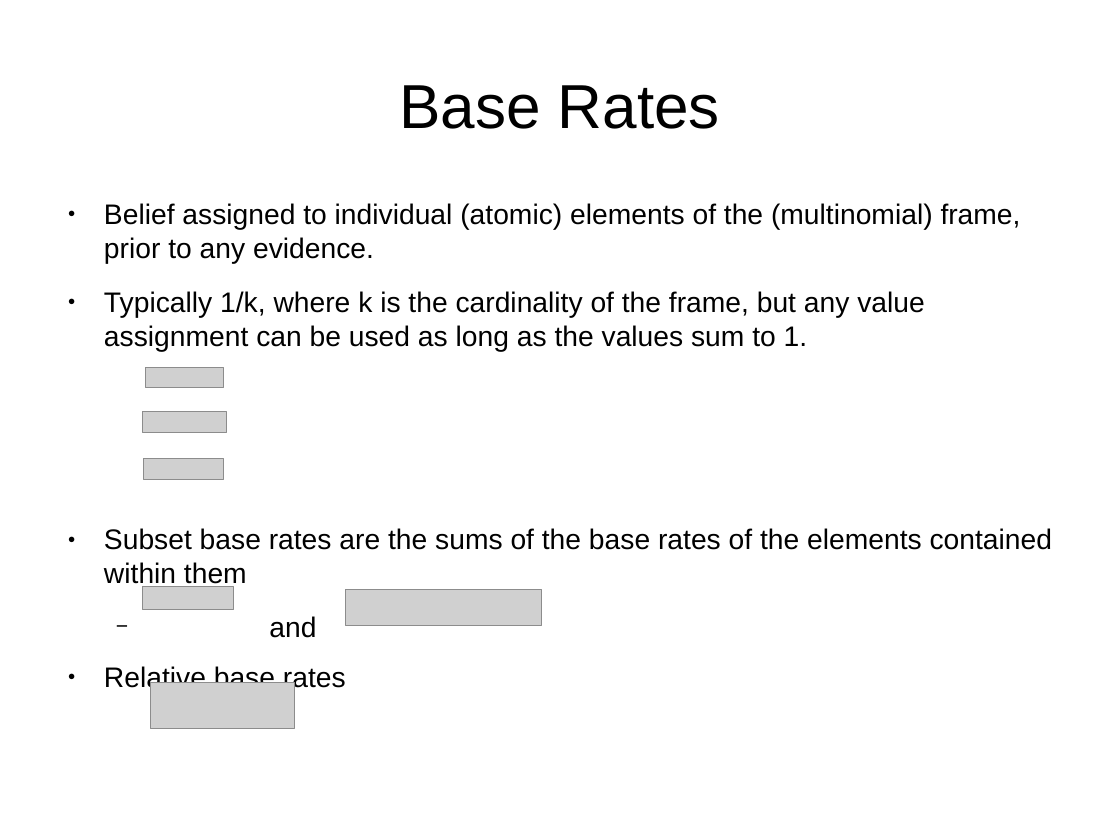
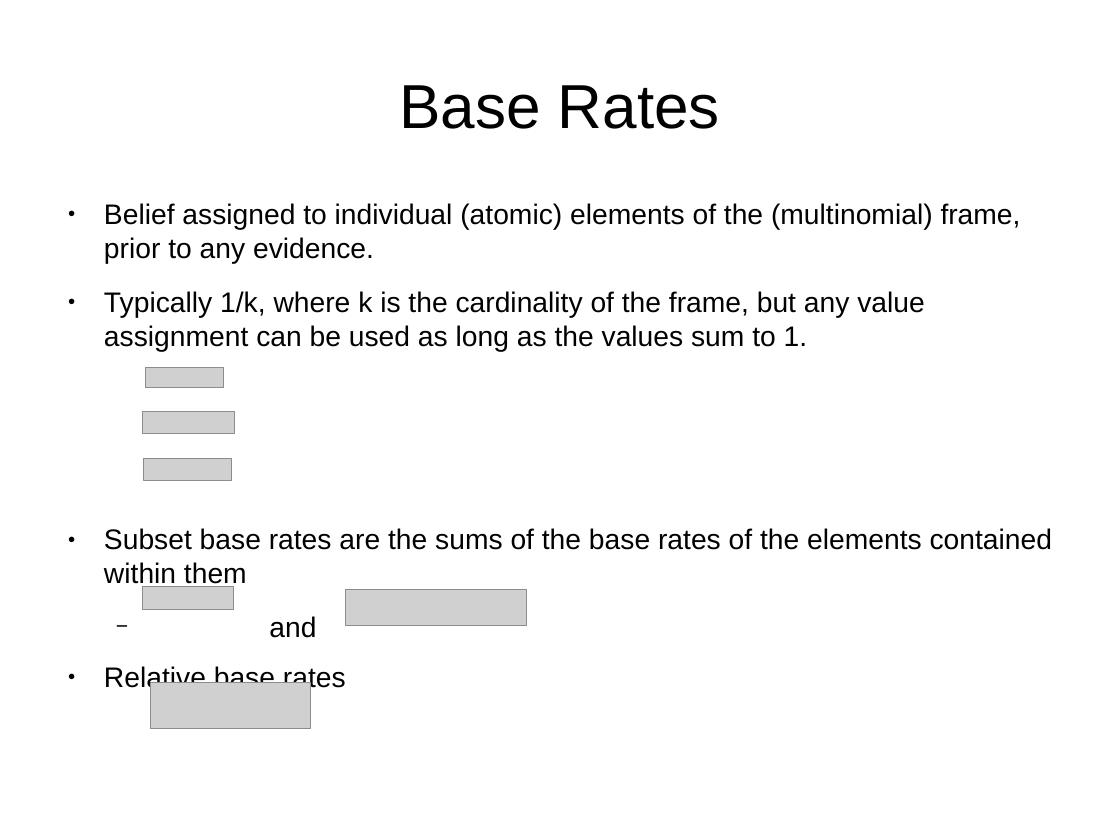
Before and after one commit to bstamour/SLHS, a slide deck: slide 14 of docs/proposal.odp. Drawn at 1120x840 pixels with LibreOffice and Linux fonts; fonts in the diff are those of the drawing; grey boxes stand for pictures. Boxes give left, top, right and bottom in pixels: in the first picture for what was removed or moved away, otherwise in the second. Text is boxed around its words. In the diff, an @@ line names an element or a change of style, - is before the commit and + after.

```diff
--- a/docs/proposal.odp
+++ b/docs/proposal.odp
@@ picture: place and size @@
-picture at box(142, 412, 227, 432)
+picture at box(142, 412, 235, 433)
@@ picture: place and size @@
-picture at box(143, 458, 224, 479)
+picture at box(143, 458, 232, 480)
@@ picture: place and size @@
-picture at box(346, 589, 542, 625)
+picture at box(346, 589, 526, 625)
@@ picture: place and size @@
-picture at box(150, 682, 295, 728)
+picture at box(150, 682, 310, 728)
```
Also in this commit, not shown: 6 other slides changed.
